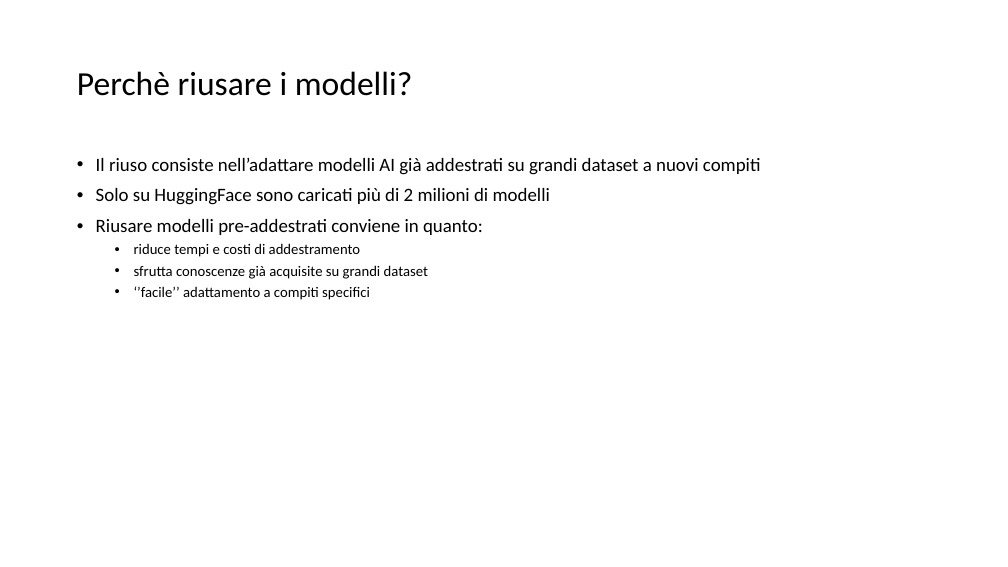
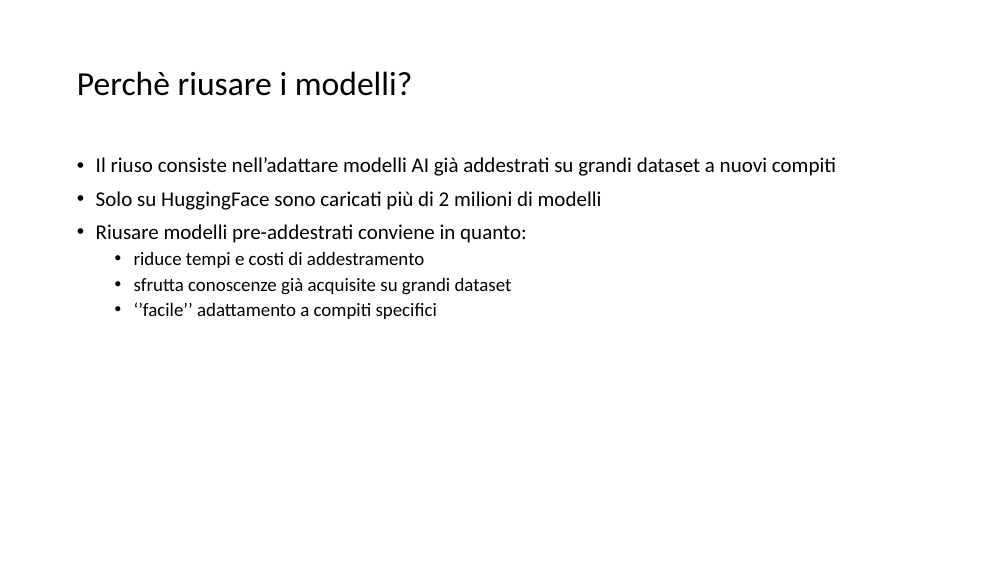
Before and after one commit to lPen88/tesi, a slide deck: slide 2 of presentazione.pptx. Drawn at 1008x567 pixels with LibreOffice and Linux fonts; fonts in the diff are those of the drawing. Boxes give left, top, right and bottom in pixels: in the first picture for what was removed or moved away, otherwise in the second. Text is boxed around its words. In the diff, an @@ line names an element or a change of style, - is before the commit and + after.

```diff
--- a/presentazione.pptx
+++ b/presentazione.pptx
@@ text "Il riuso consiste nell’adattare modelli ..." at box(96, 157, 836, 319): size 18 to 20 pt in "Il riuso consiste nell’adattare modelli AI già ...", "Solo su HuggingFace sono caricati più di ...", "Riusare modelli pre-addestrati conviene in quanto:"; size 14 to 18 pt in "riduce tempi e costi di addestramento", "sfrutta conoscenze già acquisite su grandi dataset", "‘’facile’’ adattamento a compiti specifici" @@
```
Also in this commit, not shown: 11 other slides changed, 3 slides removed, 1 other file.
